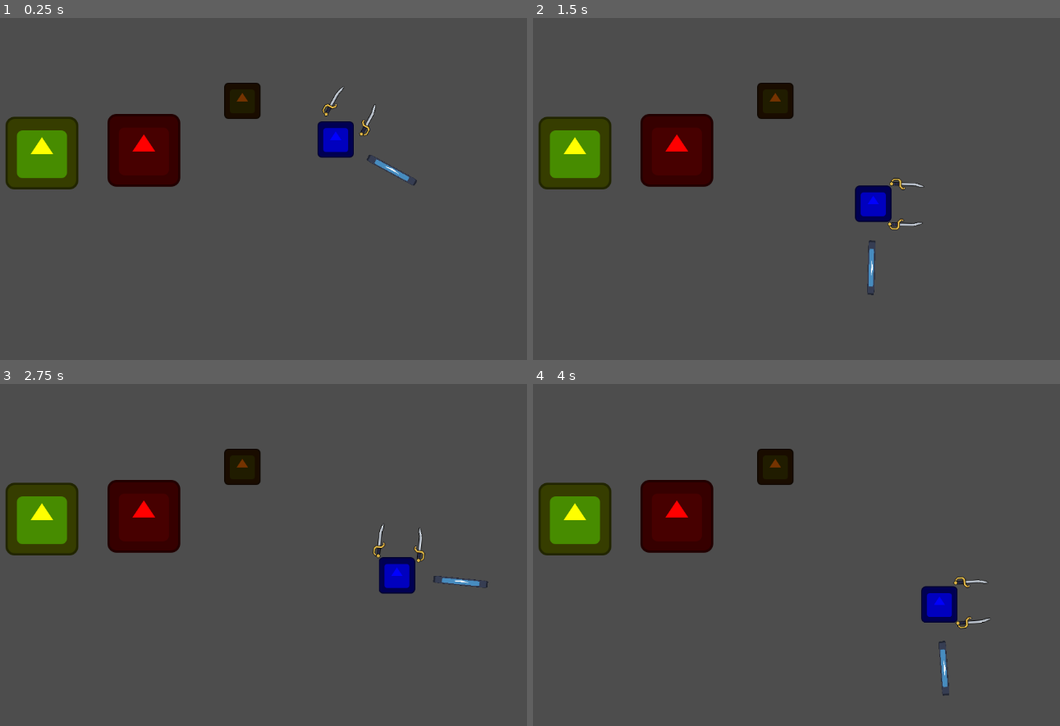
Above: before the commit, frames 1-4 (two rows, left to right).
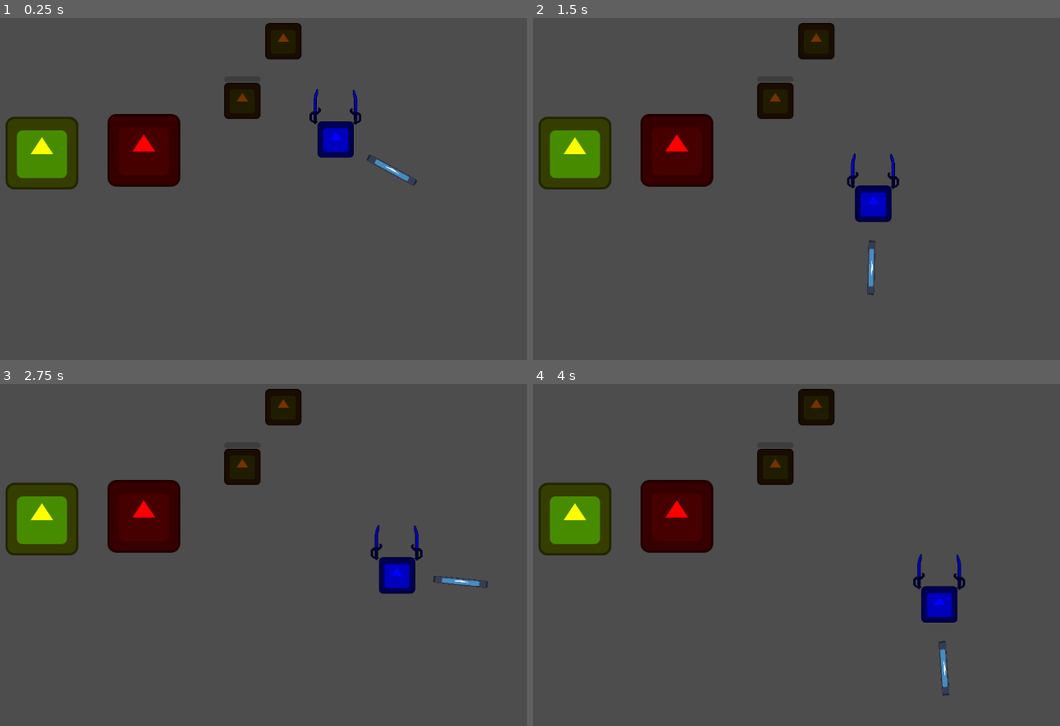
Above: after the commit, the same moments.

Repository: Maccy-0/1-Tap-Adventure
Game: Godot game, scene res://Scenes/MainScene.tscn
Same seed, same stepped clock (60 frames per second), same inputs: the game is played once before the commit and once after it. The engine's default icon, where the game draws it, is replaced by a stand-in: a white triangle on a blue panel in a dark square.
Inputs:
- Up to frame 1 (0.25 s): no input
- Up to frame 2 (1.5 s): hold Space (action) 0.53-1.28 s; tap Space (action) at 1.35 s
- Up to frame 3 (2.75 s): hold Space (action) from 2.03 s (still down)
- Up to frame 4 (4 s): release Space (action) at 2.78 s; tap Space (action) at 2.85 s; hold Space (action) from 3.53 s (still down)

The runs differ from the first frame. In frame 1, 1.1% of the frame differs, in the area x 50-72%, y 1-35%; in frame 2, 1.1%; in frame 3, 1.0%; in frame 4, 1.1%.

Commit message:
Working on damage

Diff:
--- a/Scenes/MainScene.tscn
+++ b/Scenes/MainScene.tscn
@@ -8,6 +8,9 @@
 
 [sub_resource type="CircleShape2D" id="CircleShape2D_qxria"]
 radius = 101.0
+
+[sub_resource type="RectangleShape2D" id="RectangleShape2D_qxria"]
+size = Vector2(128, 128)
 
 [node name="Node2D" type="Node2D"]
 
@@ -34,6 +37,19 @@
 texture = ExtResource("1_hpc76")
 script = ExtResource("3_nhkr4")
 
+[node name="SwordSprite" type="Sprite2D" parent="Player/RemoteTransform2D/PlayerSprite"]
+position = Vector2(70, -74)
+scale = Vector2(2, 2)
+texture = ExtResource("4_qxria")
+offset = Vector2(0, -20)
+
+[node name="SwordSprite2" type="Sprite2D" parent="Player/RemoteTransform2D/PlayerSprite"]
+position = Vector2(-72, -76)
+rotation = -3.1415925
+scale = Vector2(2, -2)
+texture = ExtResource("4_qxria")
+offset = Vector2(0, -20)
+
 [node name="Arrow" type="Sprite2D" parent="Player"]
 scale = Vector2(0.75, 0.1)
 texture = ExtResource("1_hpc76")
@@ -45,18 +61,6 @@
 position = Vector2(1, -45)
 shape = SubResource("CircleShape2D_qxria")
 
-[node name="SwordSprite" type="Sprite2D" parent="Player"]
-position = Vector2(35, -37)
-texture = ExtResource("4_qxria")
-offset = Vector2(0, -20)
-
-[node name="SwordSprite2" type="Sprite2D" parent="Player"]
-position = Vector2(-36, -38)
-rotation = 3.1415927
-scale = Vector2(1, -1)
-texture = ExtResource("4_qxria")
-offset = Vector2(0, -20)
-
 [node name="EnemySpawner" type="Node2D" parent="."]
 
 [node name="Dummy" type="Node2D" parent="."]
@@ -67,3 +71,35 @@
 position = Vector2(652, 192)
 scale = Vector2(0.5, 0.5)
 texture = ExtResource("1_hpc76")
+
+[node name="StaticBody2D" type="StaticBody2D" parent="Dummy/Sprite2D"]
+
+[node name="CollisionShape2D" type="CollisionShape2D" parent="Dummy/Sprite2D/StaticBody2D"]
+shape = SubResource("RectangleShape2D_qxria")
+
+[node name="HealthBar" type="ProgressBar" parent="Dummy"]
+offset_left = 620.0
+offset_top = 149.0
+offset_right = 684.0
+offset_bottom = 159.0
+show_percentage = false
+
+[node name="Dummy2" type="Node2D" parent="."]
+position = Vector2(72, -105)
+script = ExtResource("4_7rqgy")
+
+[node name="Sprite2D" type="Sprite2D" parent="Dummy2"]
+modulate = Color(0.45904118, 0.19849232, 1.92523e-07, 1)
+position = Vector2(652, 192)
+scale = Vector2(0.5, 0.5)
+texture = ExtResource("1_hpc76")
+
+[node name="StaticBody2D" type="StaticBody2D" parent="Dummy2/Sprite2D"]
+
+[node name="CollisionShape2D" type="CollisionShape2D" parent="Dummy2/Sprite2D/StaticBody2D"]
+shape = SubResource("RectangleShape2D_qxria")
+
+[connection signal="area_entered" from="Player/Area2D" to="Player" method="_on_area_2d_area_entered"]
+[connection signal="area_exited" from="Player/Area2D" to="Player" method="_on_area_2d_area_exited"]
+[connection signal="body_shape_entered" from="Player/Area2D" to="Player" method="_on_area_2d_body_shape_entered"]
+[connection signal="body_shape_exited" from="Player/Area2D" to="Player" method="_on_area_2d_body_shape_exited"]
--- a/Scenes/dummy.gd
+++ b/Scenes/dummy.gd
@@ -1,4 +1,39 @@
 extends Node2D
+
+var max_health = 20
+var health = 20
+
+var hit_flash_time = 0.1
+var normal_color = Color(1,1,1)
+var hit_color = Color(1,0.3,0.3)
 
 func _ready():
 	add_to_group("enemies")
+
+func take_damage(amount):
+	health -= amount
+
+	update_health_bar()
+	flash_red()
+
+	if health <= 0:
+		die()
+
+func flash_red():
+	modulate = hit_color
+
+	await get_tree().create_timer(hit_flash_time).timeout
+
+	modulate = normal_color
+
+func update_health_bar():
+	var bar = $HealthBar
+
+	if health < max_health:
+		bar.visible = true
+
+	bar.value = health
+
+func die():
+	print("Enemy died")
+	queue_free()
--- a/Scenes/player.gd
+++ b/Scenes/player.gd
@@ -16,6 +16,11 @@
 var backing = false
 var backtimer = 0
 
+var enemies_in_range = []
+
+var attack_cooldown = 2.0
+var attack_timer = 0.0
+
 func _input(event):
 
 	if event.is_action_pressed("action"):
@@ -30,7 +35,7 @@
 		if held_duration < HOLD_THRESHOLD:
 			# Tap
 			if now - last_tap_time < DOUBLE_TAP_TIME:
-				print("Back")
+				#print("Back")
 				var direction = Vector2.RIGHT.rotated(rotation)
 				velocity = -direction * speed * 0.06
 				position += velocity
@@ -38,11 +43,13 @@
 				backtimer = 0
 				backing = true
 			else:
-				print("other way")
+				#print("other way")
 				spin_dir *= -1
 			last_tap_time = now
 
 func _process(delta: float) -> void:
+	#print(enemies_in_range)
+
 	if spinning == true && backing == false:
 		rotation += spin_speed * spin_dir * delta
 
@@ -51,7 +58,7 @@
 
 	if holding: #if holding and state == SPINNING:
 		if Time.get_ticks_msec() / 1000.0 - press_time > HOLD_THRESHOLD:
-			print("forward")
+			#print("forward")
 			spinning = false
 			var direction = Vector2.RIGHT.rotated(rotation)
 			velocity = direction * speed
@@ -62,9 +69,86 @@
 func _physics_process(delta):
 	position += velocity * delta
 
-	print(backtimer)
+	#print(backtimer)
 	if backing == true:
 		backtimer += delta
 		if backtimer > 0.2:
 			spinning = true
 			backing = false
+
+	attack_timer -= delta
+	if attack_timer <= 0:
+		attack_timer = attack_cooldown
+		try_attack()
+
+func get_enemy_root(node):
+	while node != null:
+		if node.is_in_group("enemies"):
+			return node
+		node = node.get_parent()
+	return null
+
+func _on_area_2d_body_shape_entered(body_rid: RID, body: Node2D, body_shape_index: int, local_shape_index: int) -> void:
+	print("something here")
+	var enemy = get_enemy_root(body)
+
+	if enemy:
+		enemies_in_range.append(enemy)
+		print("Found enemy")
+
+
+func _on_area_2d_body_shape_exited(body_rid: RID, body: Node2D, body_shape_index: int, local_shape_index: int) -> void:
+	print("something gone")
+	var enemy = get_enemy_root(body)
+	if enemy:
+		enemies_in_range.erase(enemy)
+		print("Lost enemy")
+
+
+func get_closest_enemy():
+	var closest = null
+	var closest_dist = INF
+
+	for enemy in enemies_in_range:
+		if not is_instance_valid(enemy):
+			continue
+
+		var dist = global_position.distance_to(enemy.global_position)
+
+		if dist < closest_dist:
+			closest_dist = dist
+			closest = enemy
+
+	return closest
+
+func try_attack():
+	var target = get_closest_enemy()
+
+	if target == null:
+		return
+
+	perform_attack(target)
+
+func perform_attack(target):
+	print("Attacking:", target.name)
+
+	# Spawn attack visual (optional for now)
+	spawn_attack_effect(target.global_position)
+
+	# Delay damage by 0.1s
+	await get_tree().create_timer(0.1).timeout
+
+	if is_instance_valid(target):
+		target.take_damage(10)
+
+func spawn_attack_effect(pos):
+	var sprite = Sprite2D.new()
+	sprite.texture = preload("res://Assets/Sword Sprite.png")
+	sprite.global_position = global_position
+	$RemoteTransform2D/PlayerSprite/SwordSprite
+	add_child(sprite)
+
+	# Move toward target
+	var tween = create_tween()
+	tween.tween_property(sprite, "global_position", pos, 0.1)
+	tween.tween_callback(sprite.queue_free)
Not shown: 1 places in Scenes/MainScene.tscn that only renumber resources
